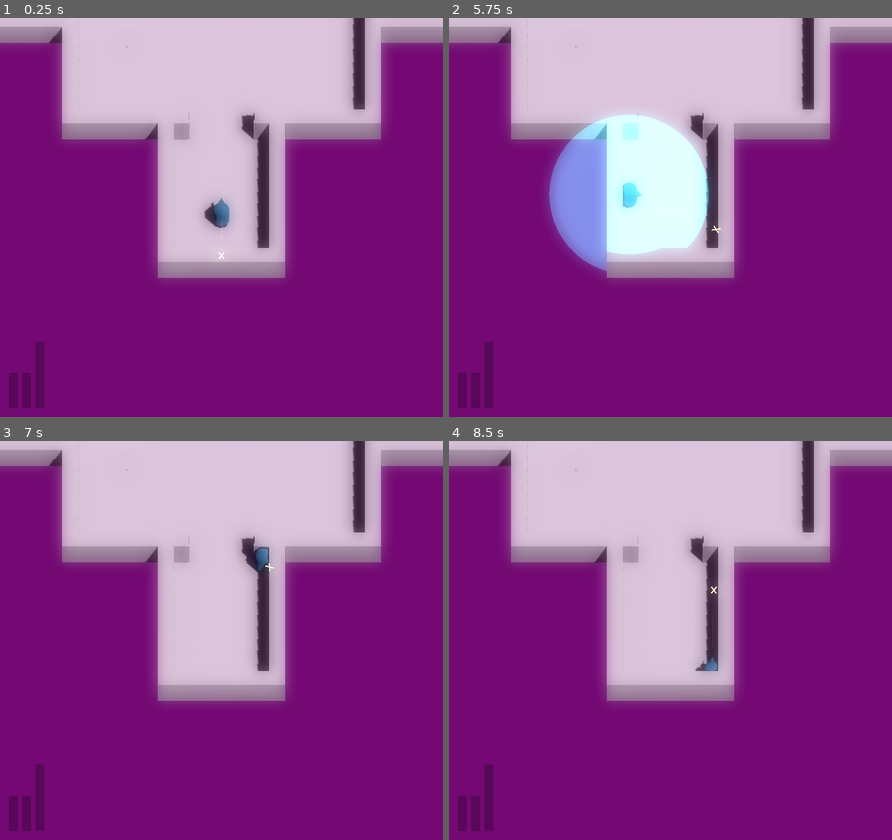
Above: before the commit, frames 1-4 (two rows, left to right).
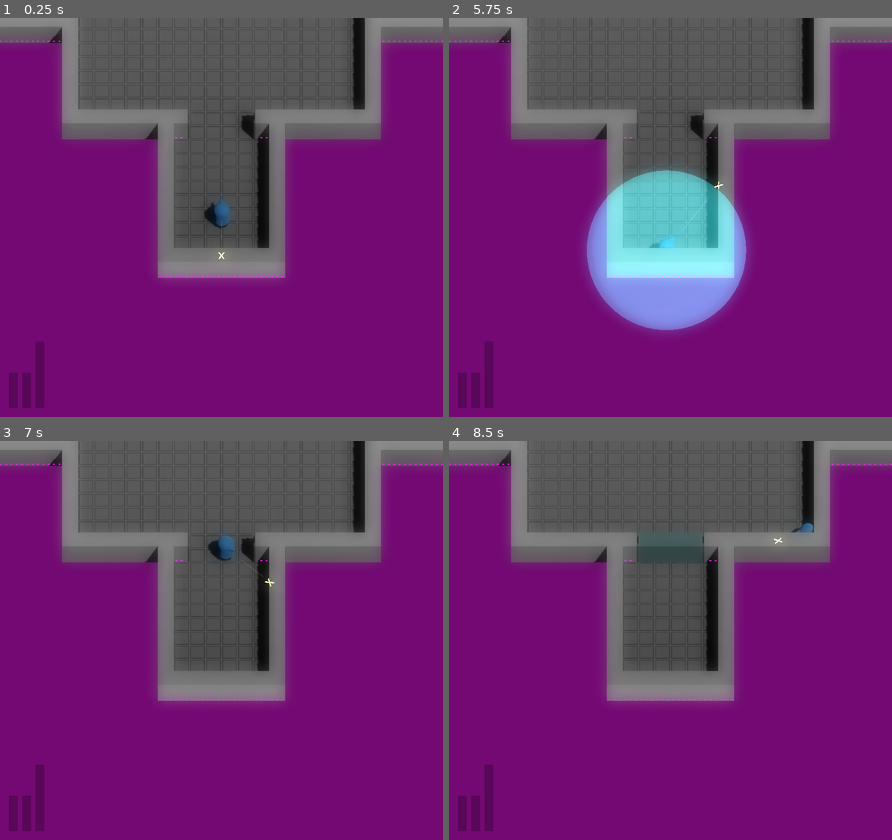
Above: after the commit, the same moments.

Repository: JackEvans24/bullet-absorb
Game: Godot game, scene res://scenes/main.tscn
The game is run twice, just before and just after one commit, with the same random seed, the same clock (stepped at 60 frames per second) and the same inputs.
Inputs (mouse positions are in pixels of both pictures, inside the frame that each line leads up to):
- Up to frame 1 (0.25 s): no input
- Up to frame 2 (5.75 s): tap Enter at 0.5 s; move the mouse to (767, 197) at 0.52 s; hold D (move_right) 0.53-1.28 s; hold Ctrl (absorb) 0.53-1.28 s; move the mouse to (581, 237) at 1.27 s; hold S (move_back) 1.28-2.03 s; tap Space (dash) at 1.35, 3.6 s; tap Escape (restart) at 2, 2.75, 4.25, 5 s; move the mouse to (714, 129) at 2.02 s; press the mouse at (714, 129) at 2.03 s; hold D (move_right) 2.03-2.78 s; move the mouse to (648, 297) at 2.77 s; release the mouse at (648, 297) at 2.78 s; hold W (move_forward) 2.78-3.53 s; tap Ctrl (absorb) at 2.85 s; move the mouse to (803, 277) at 3.52 s; hold A (move_left) 3.53-5.03 s; move the mouse to (537, 157) at 4.27 s; click (537, 157) at 4.35 s; move the mouse to (692, 217) at 5.02 s; hold S (move_back) from 5.03 s (still down); hold Ctrl (absorb) from 5.03 s (still down)
- Up to frame 3 (7 s): move the mouse to (155, 540) at 5.77 s; release S (move_back) at 5.78 s; release Ctrl (absorb) at 5.78 s; hold D (move_right) 5.78-6.53 s; tap Space (dash) at 5.85 s; tap Escape (restart) at 6.5 s; move the mouse to (318, 620) at 6.52 s; press the mouse at (318, 620) at 6.53 s; hold W (move_forward) from 6.53 s (still down)
- Up to frame 4 (8.5 s): move the mouse to (581, 660) at 7.27 s; release W (move_forward) at 7.28 s; release the mouse at (581, 660) at 7.28 s; hold D (move_right) 7.28-8.03 s; tap Ctrl (absorb) at 7.35 s; move the mouse to (714, 552) at 8.02 s; hold S (move_back) from 8.03 s (still down); tap Space (dash) at 8.1 s

The runs differ from the first frame. In frame 1, 33% of the frame differs, in the area x 0-100%, y 0-65%; in frame 2, 41%, in the area x 0-100%, y 0-79%; in frame 3, 33%; in frame 4, 33%.
Error before the commit: Parse Error: Could not parse global class "SaveGame" from "res://scripts/save/save_game.gd". (res://scripts/main.gd:12)
Error after the commit: Attempt to call function 'load' in base 'null instance' on a null instance. (res://scripts/main.gd:15)

Commit message:
feat: add array of completed rooms to save data

Diff:
--- a/scripts/save/save_game.gd
+++ b/scripts/save/save_game.gd
@@ -16,10 +16,18 @@
 
 	var save_file = FileAccess.open(SAVE_FILE_PATH, FileAccess.READ)
 
-    var json: JSON = JSON.new()
-    var parse_result = json.parse(save_file.get_as_text())
-    if parse_result != OK:
-        print("JSON parse error: ", json.get_error_message())
-        return
+	var json: JSON = JSON.new()
+	var parse_result = json.parse(save_file.get_as_text())
+	if parse_result != OK:
+		print("JSON parse error: ", json.get_error_message())
+		return
 
-    data.read(json.data)
+	data.read(json.data)
+
+func add_completed_room(room_id: String):
+	if data.completed_rooms.has(room_id):
+		printerr("Room %s already marked as completed" % room_id)
+		return
+
+	data.completed_rooms.push_back(room_id)
+	save()
--- a/scripts/save/save_game_data.gd
+++ b/scripts/save/save_game_data.gd
@@ -1,6 +1,6 @@
 class_name SaveGameData
 
-var saved_int: int = 1
+var completed_rooms: Array = []
 
 func to_dictionary() -> Dictionary:
     var dict: Dictionary = {}
